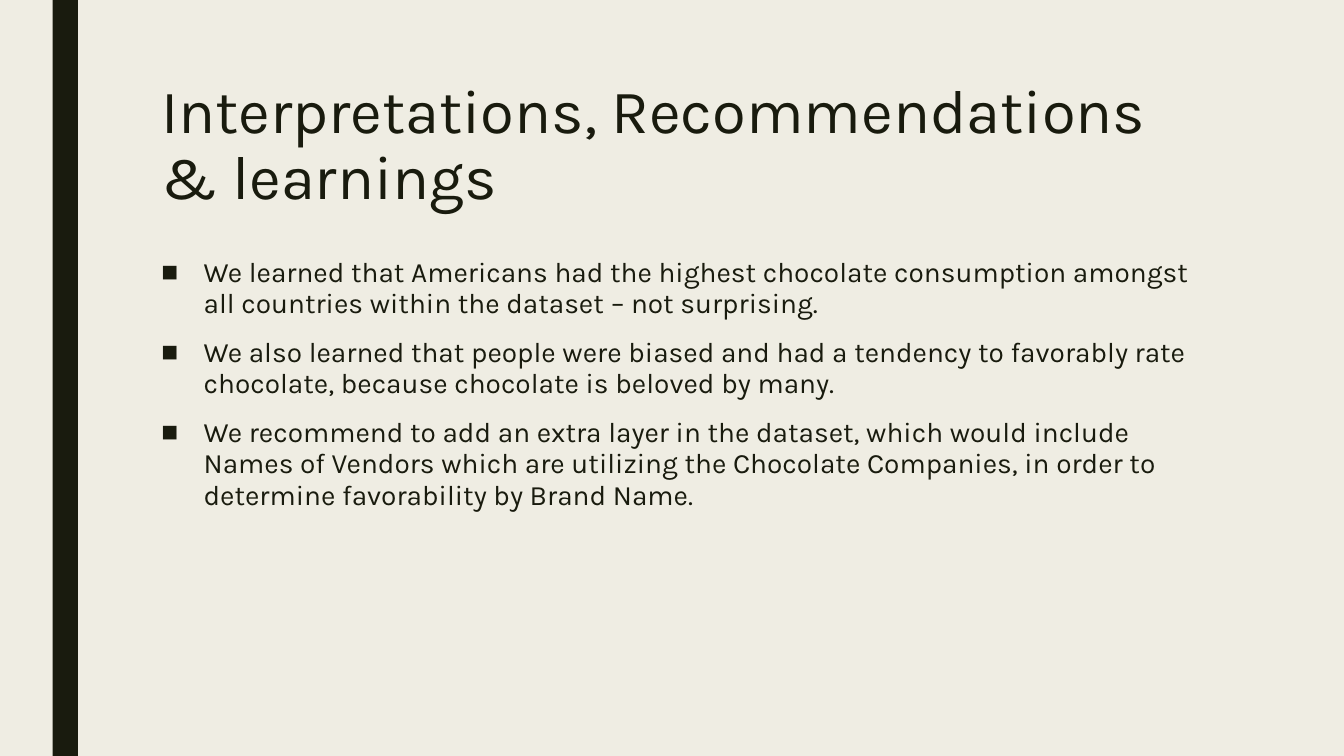
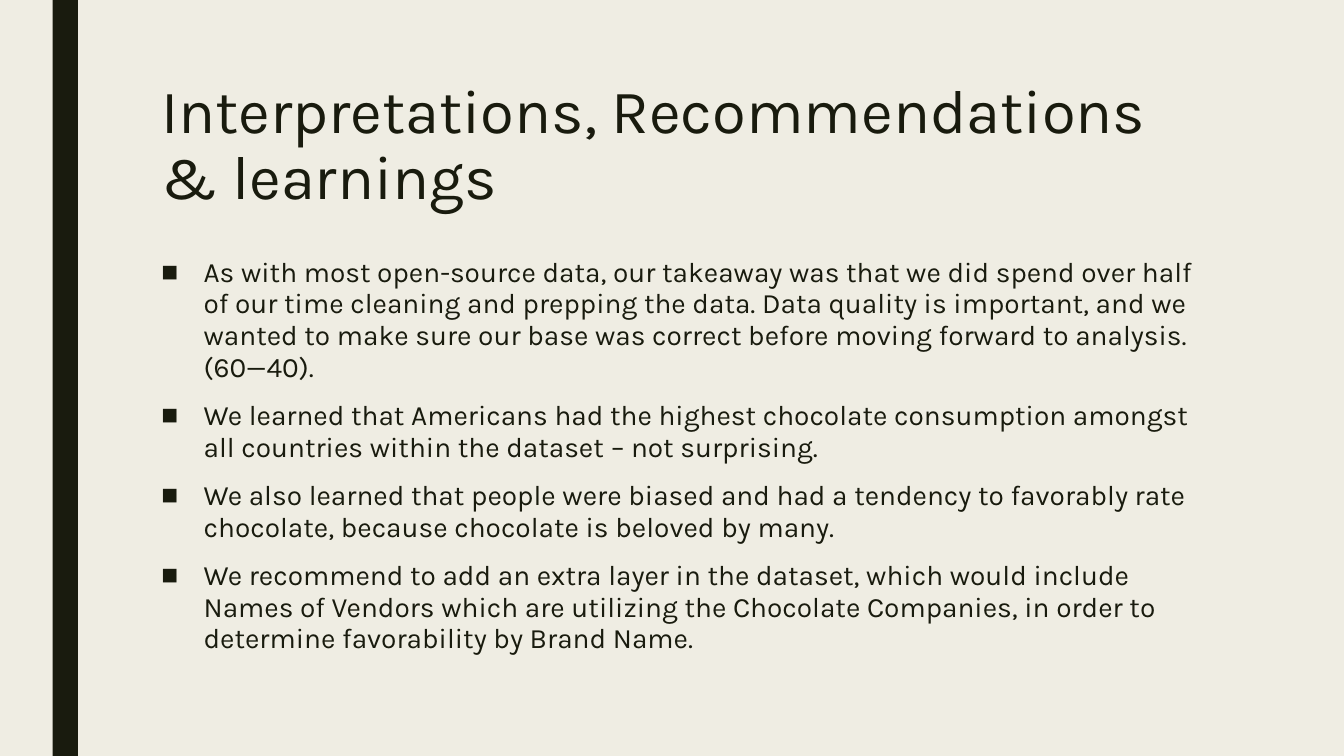
Before and after one commit to TaniaGameiro/CEBD1261-TaniaNora-Project, a slide deck: slide 16 of CEBD1261- presentation April 28, 2018.pptx (slide 15 before the commit). Drawn at 1344x756 pixels with LibreOffice and Linux fonts; fonts in the diff are those of the drawing. Boxes give left, top, right and bottom in pixels: in the first picture for what was removed or moved away, otherwise in the second. Text is boxed around its words. In the diff, an @@ line names an element or a change of style, - is before the commit and + after.

```diff
--- a/CEBD1261- presentation April 28, 2018.pptx
+++ b/CEBD1261- presentation April 28, 2018.pptx
@@ text at (204, 262, 1192, 380): paragraph added @@
+■ As with most open-source data, our takeaway was that we did spend over half of our time cleaning and prepping the data. Data quality is important, and we wanted to make sure our base was correct before moving forward to analysis. (60—40).
```
Also in this commit, not shown: 7 other slides changed, 1 slide added.
